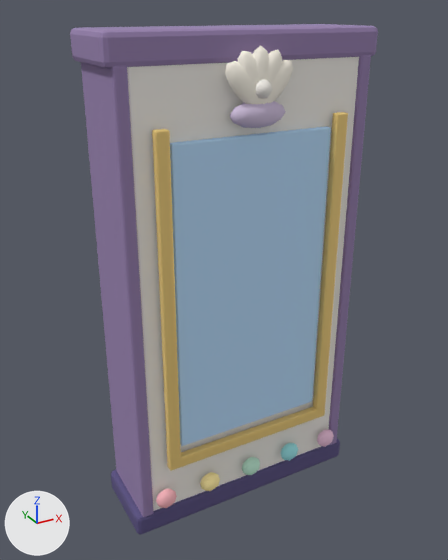
An edit to the glTF model assets/castle/pearl_kit/pearl_shell_wardrobe.glb, drawn before and after from the same camera.
Camera for both pictures: a 50 mm camera at (-7.73, -13.69, 13.55) aimed at (-0.23, -0.05, 6.73). The lights are fixed; the arrows at lower left show +X, +Y and +Z. The first picture is the older version. Vertices at exactly the same position are counted once.

Names of what the first picture shows: 'pearl_shell_wardrobe.001'.
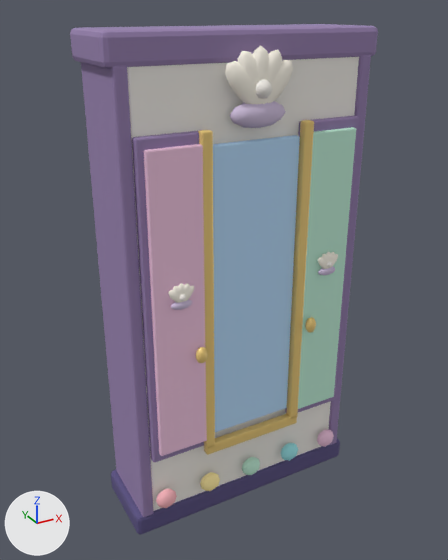
What differs and where, as boxes [x1, y1, x2, y2] in the pictures (448 x 560 px; the box of a moved part takes in the faces that stretch with it):
part 1 of me_icosphere_1193, added
    after: [171, 300, 192, 310]
part 2 of me_icosphere_1193, added
    after: [318, 266, 335, 275]
part 3 of me_icosphere_1193, added
    after: [168, 290, 182, 303]
part 4 of me_icosphere_1193, added
    after: [173, 286, 181, 297]
part 5 of me_icosphere_1193, added
    after: [178, 283, 185, 302]
part 6 of me_icosphere_1193, added
    after: [183, 283, 190, 302]
part 7 of me_icosphere_1193, added
    after: [184, 286, 194, 301]
part 8 of me_icosphere_1193, added
    after: [318, 257, 328, 269]
part 9 of me_icosphere_1193, added
    after: [329, 254, 338, 268]
part 10 of me_icosphere_1193, added
    after: [196, 347, 208, 363]
part 11 of me_icosphere_1193, added
    after: [305, 317, 316, 333]
part 12 of me_icosphere_1193, moved or reshaped
    before: [152, 129, 181, 463]
    after: [198, 130, 215, 449]
part 13 of me_icosphere_1193, moved or reshaped
    before: [313, 112, 348, 411]
    after: [286, 120, 314, 419]
part 14 of me_icosphere_1193, moved or reshaped
    before: [167, 407, 325, 471]
    after: [204, 414, 297, 455]
part 15 of me_icosphere_1193, moved or reshaped
    before: [170, 126, 331, 446]
    after: [213, 135, 300, 432]
part 16 of me_icosphere_1193, added (pink)
    after: [143, 144, 207, 456]
part 17 of me_icosphere_1193, added (green)
    after: [298, 127, 356, 409]
part 18 of me_icosphere_1193, added (purple)
    after: [132, 131, 204, 463]
part 19 of me_icosphere_1193, added
    after: [285, 116, 359, 412]

What changed in the scene script:
```text
Change me_icosphere_1193:
    remove me_icosphere_1193.from_pydata(...)  # 1008 vertices, 1932 faces; spans x -3.55..3.55, y -0.39..2.41, z -11.32..1.82
    add me_icosphere_1193.from_pydata(...)  # 1904 vertices, 3644 faces; spans x -3.55..3.55, y -0.39..2.41, z -11.32..1.82
    me_icosphere_1193 part 1: a new loose piece, an icosphere of 80 faces spanning x -2.43..-1.89, y -0.3..-0.1, z -4.39..-4.15, in mat_mrc_lavender (pale blue #d4c4e2)
    me_icosphere_1193 part 2: a new loose piece, an icosphere of 80 faces spanning x 1.89..2.43, y -0.3..-0.1, z -4.39..-4.15, in mat_mrc_lavender (pale blue #d4c4e2)
    me_icosphere_1193 part 3: the loose piece of 42 vertices spanning x -0.87..0.31, y -0.19..0.11, z 0.02..1.18 is copied, and the copy is scaled about its middle by 0.383, then moved by (-1.99, -0.17, -4.64); it spans x -2.49..-2.04, y -0.27..-0.16, z -4.26..-3.82
    me_icosphere_1193 part 4: the loose piece of 42 vertices spanning x -0.58..0.28, y -0.19..0.11, z -0.04..1.38 is copied, and the copy is scaled about its middle by 0.383, then moved by (-2.07, -0.17, -4.68); it spans x -2.38..-2.05, y -0.27..-0.16, z -4.28..-3.74
    me_icosphere_1193 part 5: a new loose piece, an icosphere of 80 faces spanning x -2.28..-2.04, y -0.27..-0.16, z -4.3..-3.71, in mat_mrc_pearl_light (white #fff9ec)
    me_icosphere_1193 part 6: the loose piece of 42 vertices spanning x -0.87..0.31, y -0.19..0.11, z 0.02..1.18 is copied, and the copy is turned 72 degrees about the y axis through its middle and scaled by 0.383, then moved by (-1.83, -0.17, -4.61); it spans x -2.27..-1.94, y -0.27..-0.16, z -4.28..-3.74
    me_icosphere_1193 part 7: the loose piece of 42 vertices spanning x -0.87..0.31, y -0.19..0.11, z 0.02..1.18 is copied, and the copy is turned 96 degrees about the y axis through its middle and scaled by 0.383, then moved by (-1.78, -0.17, -4.64); it spans x -2.29..-1.82, y -0.27..-0.16, z -4.25..-3.83
    me_icosphere_1193 part 8: the loose piece of 42 vertices spanning x -0.33..0.89, y -0.19..0.11, z 0.05..1.15 is copied, and the copy is turned -96 degrees about the y axis through its middle and scaled by 0.383, then moved by (1.78, -0.17, -4.64); it spans x 1.83..2.28, y -0.27..-0.16, z -4.26..-3.82
    me_icosphere_1193 part 9: the loose piece of 42 vertices spanning x -0.33..0.89, y -0.19..0.11, z 0.05..1.15 is copied, and the copy is scaled about its middle by 0.383, then moved by (1.99, -0.17, -4.64); it spans x 2.03..2.5, y -0.27..-0.16, z -4.25..-3.83
    me_icosphere_1193 part 10: a new loose piece, an icosphere of 80 faces spanning x -1.83..-1.53, y -0.39..-0.15, z -6.01..-5.53, in mat_mrc_gold_001 (yellow #f6d481)
    me_icosphere_1193 part 11: a new loose piece, an icosphere of 80 faces spanning x 1.53..1.83, y -0.39..-0.15, z -6.01..-5.53, in mat_mrc_gold_001 (yellow #f6d481)
    me_icosphere_1193 part 12: the loose piece of 56 vertices spanning x -2.59..-2.25, y -0.08..0.14, z -8.98..-0.16 is scaled about its middle by (0.799, 1, 0.977), then moved by (1.04, -0.06, 0.0)
    me_icosphere_1193 part 13: the loose piece of 56 vertices spanning x 2.25..2.59, y -0.08..0.14, z -8.98..-0.16 is scaled about its middle by (0.799, 1, 0.977), then moved by (-1.04, -0.06, 0.0)
    me_icosphere_1193 part 14: the loose piece of 56 vertices spanning x -2.59..2.59, y -0.08..0.14, z -9.23..-8.89 is scaled about its middle by (0.575, 1, 0.933), then moved by (0.0, -0.06, 0.14)
    me_icosphere_1193 part 15: the loose piece of 56 vertices spanning x -2.17..2.17, y 0.04..0.22, z -8.64..-0.49 is scaled about its middle by (0.552, 1.11, 0.969), then moved by (0.0, -0.04, 0.0)
    me_icosphere_1193 part 16: a new loose piece of 56 vertices spanning x -2.85..-1.47, y -0.13..0.05, z -8.59..-0.54, in mat_mrc_rose_001 (pink #e7bdd7)
    me_icosphere_1193 part 17: a new loose piece of 56 vertices spanning x 1.47..2.85, y -0.13..0.05, z -8.59..-0.54, in mat_mrc_mint_001 (green #b8e3ce)
    me_icosphere_1193 part 18: a new loose piece of 56 vertices spanning x -3.02..-1.3, y 0.0..0.24, z -8.84..-0.29, in mat_mrc_plum (purple #9781af)
    me_icosphere_1193 part 19: a new loose piece of 56 vertices spanning x 1.3..3.02, y 0.0..0.24, z -8.84..-0.29, in mat_mrc_plum (purple #9781af)
    other edits to the shape of me_icosphere_1193 do not show in these pictures
```
